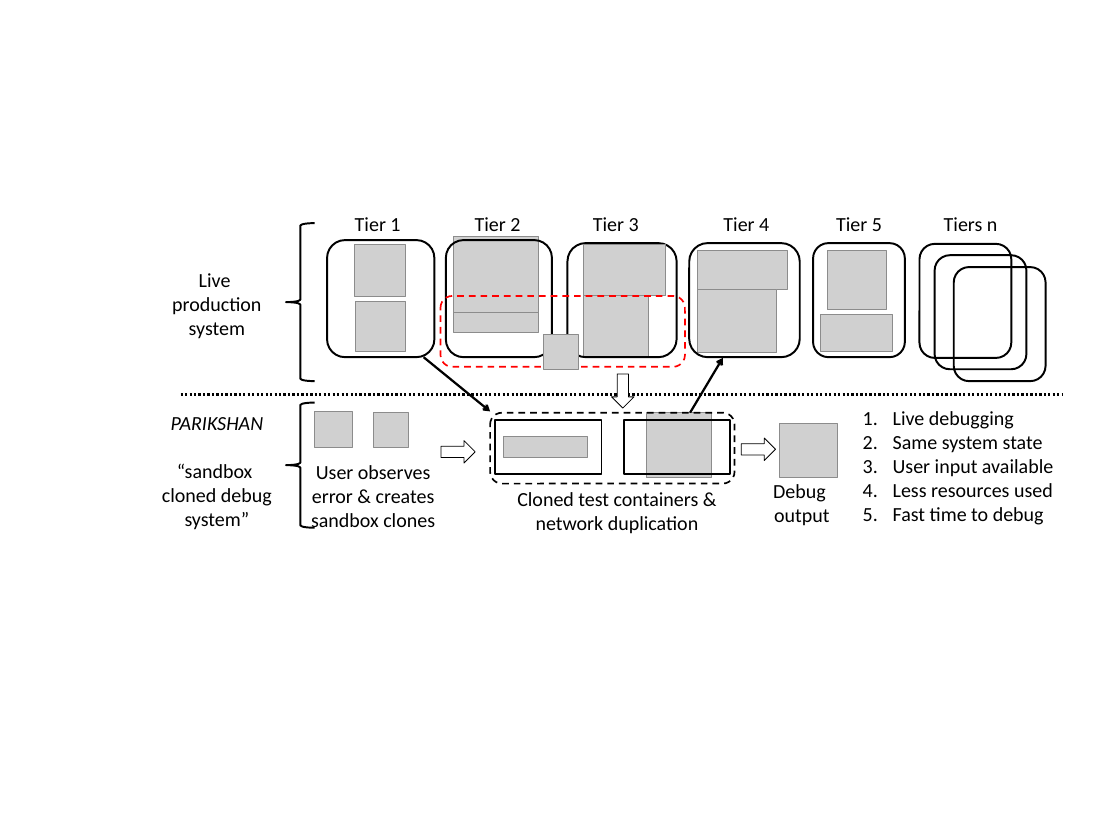
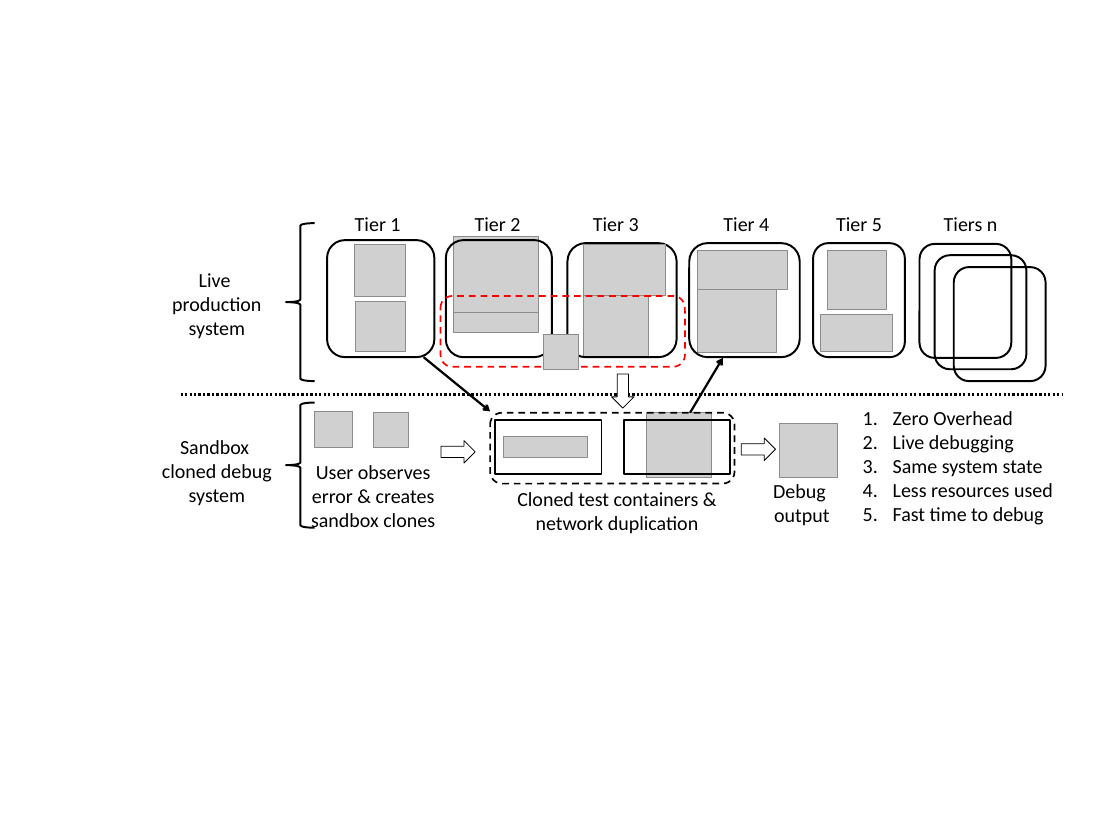
Before and after one commit to nipunarora/parikshan_code, a slide deck: slide 11 of paper/figs/images.pptx (slide 8 before the commit). Drawn at 1120x840 pixels with LibreOffice and Linux fonts; fonts in the diff are those of the drawing; grey boxes stand for pictures. Boxes give left, top, right and bottom in pixels: in the first picture for what was removed or moved away, otherwise in the second. Text is boxed around its words. In the diff, an @@ line names an element or a change of style, - is before the commit and + after.

```diff
--- a/paper/figs/images.pptx
+++ b/paper/figs/images.pptx
@@ text at [893,411,1013,425]: paragraph added @@
+1. Zero Overhead
@@ text at [162,440,272,506]: text changed @@
-PARIKSHAN
-“sandbox
-cloned debug system”
+Sandbox
+cloned debug system
@@ text at [893,459,1053,477]: paragraph removed @@
-3. User input available
```
Also in this commit, not shown: 3 slides added, 7 other files.
